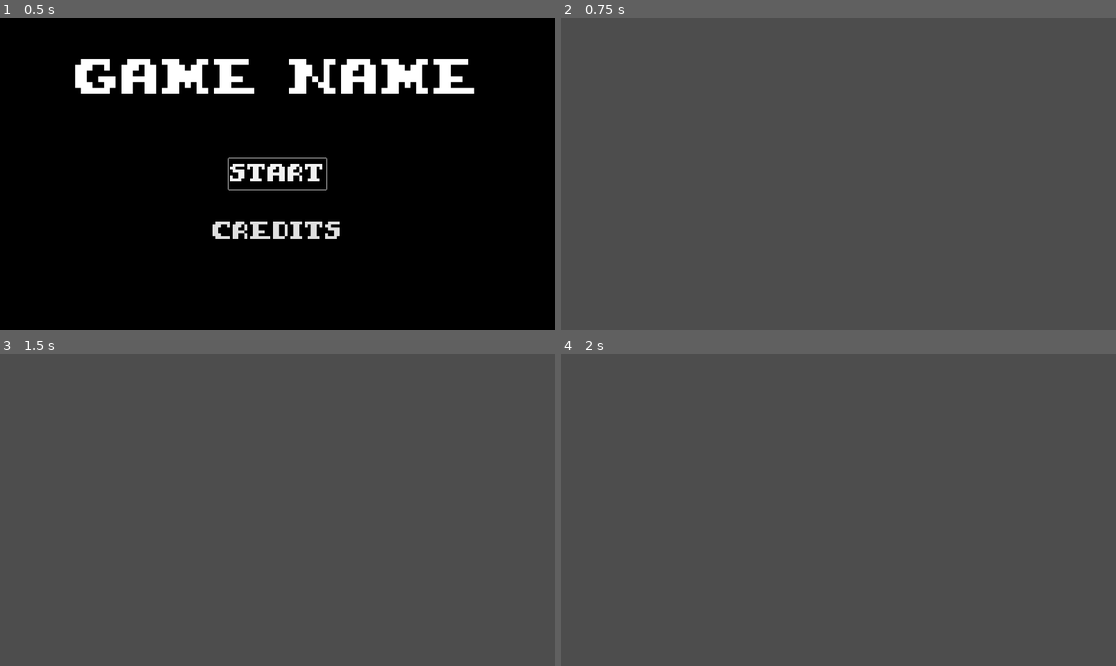
Above: before the commit, frames 1-4 (two rows, left to right).
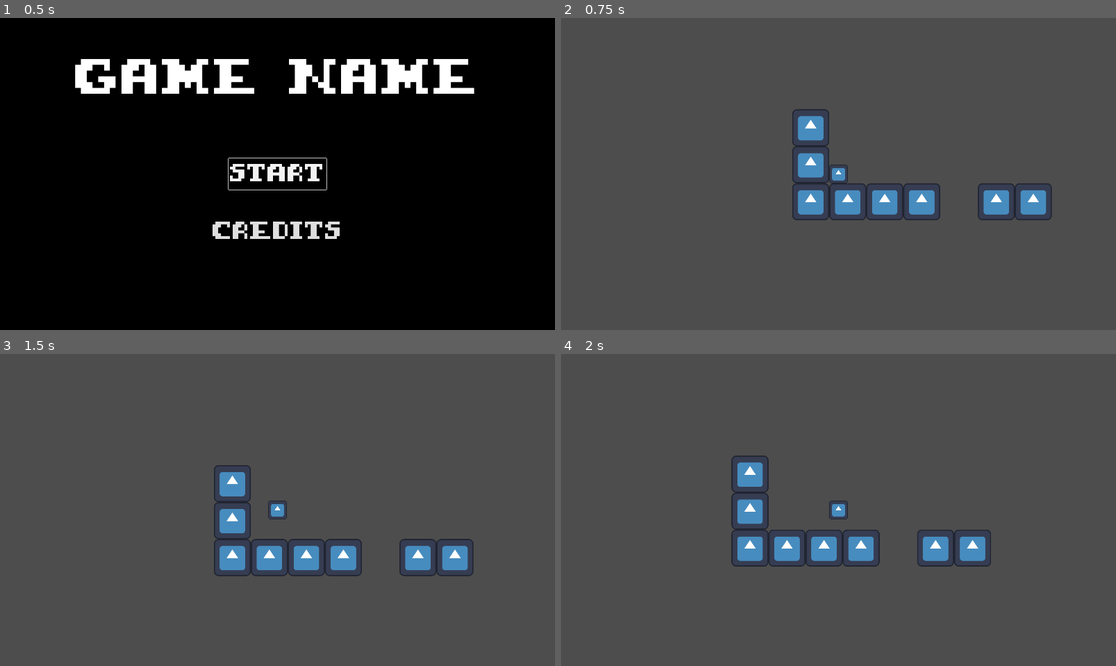
Above: after the commit, the same moments.

Repository: AstralRae/1BitJamNo5
Game: Godot game, scene res://main.tscn
Same seed, same stepped clock (60 frames per second), same inputs: the game is played once before the commit and once after it. The engine's default icon, where the game draws it, is replaced by a stand-in: a white triangle on a blue panel in a dark square.
Inputs:
- Up to frame 1 (0.5 s): no input
- Up to frame 2 (0.75 s): click "Start" at 0.5 s
- Up to frame 3 (1.5 s): tap Enter (ui_accept) at 1.25, 1.35 s; hold Right (ui_right) from 1.28 s (still down)
- Up to frame 4 (2 s): keep holding Right (ui_right); tap Enter (ui_accept) at 1.52, 1.82 s

Frame 1 is identical in both runs. In frame 2, 3.9% of the frame differs, in the area x 41-89%, y 29-65%; in frame 3, 3.9%, in the area x 38-86%, y 35-72%; in frame 4, 3.9%.

Commit message:
Level 1 Structure

Diff:
--- /dev/null
+++ b/layoutblock1.tscn
@@ -0,0 +1,16 @@
+[gd_scene load_steps=3 format=3 uid="uid://btx1ebbsu3ub1"]
+
+[ext_resource type="Texture2D" uid="uid://dgn1kbit8ktj2" path="res://icon.svg" id="1_0etfs"]
+
+[sub_resource type="RectangleShape2D" id="RectangleShape2D_05m8v"]
+size = Vector2(128, 128)
+
+[node name="LayoutBlock1" type="Node2D"]
+
+[node name="StaticBody2D" type="StaticBody2D" parent="."]
+
+[node name="Sprite2D" type="Sprite2D" parent="StaticBody2D"]
+texture = ExtResource("1_0etfs")
+
+[node name="CollisionShape2D" type="CollisionShape2D" parent="StaticBody2D"]
+shape = SubResource("RectangleShape2D_05m8v")
--- a/level1.tscn
+++ b/level1.tscn
@@ -1,3 +1,27 @@
-[gd_scene format=3 uid="uid://bd5323ql6tqmo"]
+[gd_scene load_steps=5 format=3 uid="uid://bd5323ql6tqmo"]
+
+[ext_resource type="PackedScene" uid="uid://bkiqoq1sfknot" path="res://level1layout.tscn" id="1_8ac8p"]
+[ext_resource type="Script" path="res://level_1.gd" id="1_s3v07"]
+[ext_resource type="PackedScene" uid="uid://ejtqikuwi3d1" path="res://player.tscn" id="2_yrwx1"]
+
+[sub_resource type="RectangleShape2D" id="RectangleShape2D_rouni"]
+size = Vector2(1927, 105)
 
 [node name="Level1" type="Node2D"]
+script = ExtResource("1_s3v07")
+
+[node name="Level1Layout" parent="." instance=ExtResource("1_8ac8p")]
+
+[node name="Killzone" type="Area2D" parent="."]
+
+[node name="CollisionShape2D" type="CollisionShape2D" parent="Killzone"]
+position = Vector2(966, 1133)
+shape = SubResource("RectangleShape2D_rouni")
+
+[node name="Player" parent="." instance=ExtResource("2_yrwx1")]
+position = Vector2(161, 920)
+
+[node name="PlayerSpawn" type="Marker2D" parent="."]
+position = Vector2(161, 920)
+
+[connection signal="area_entered" from="Killzone" to="." method="_on_killzone_area_entered"]
--- /dev/null
+++ b/level1layout.tscn
@@ -0,0 +1,29 @@
+[gd_scene load_steps=2 format=3 uid="uid://bkiqoq1sfknot"]
+
+[ext_resource type="PackedScene" uid="uid://btx1ebbsu3ub1" path="res://layoutblock1.tscn" id="1_gmn2n"]
+
+[node name="Level1Layout" type="Node2D"]
+
+[node name="LayoutBlock1" parent="." instance=ExtResource("1_gmn2n")]
+position = Vector2(65, 1016)
+
+[node name="LayoutBlock2" parent="." instance=ExtResource("1_gmn2n")]
+position = Vector2(65, 888)
+
+[node name="LayoutBlock3" parent="." instance=ExtResource("1_gmn2n")]
+position = Vector2(65, 760)
+
+[node name="LayoutBlock4" parent="." instance=ExtResource("1_gmn2n")]
+position = Vector2(193, 1016)
+
+[node name="LayoutBlock5" parent="." instance=ExtResource("1_gmn2n")]
+position = Vector2(321, 1016)
+
+[node name="LayoutBlock6" parent="." instance=ExtResource("1_gmn2n")]
+position = Vector2(449, 1016)
+
+[node name="LayoutBlock7" parent="." instance=ExtResource("1_gmn2n")]
+position = Vector2(835, 1016)
+
+[node name="LayoutBlock8" parent="." instance=ExtResource("1_gmn2n")]
+position = Vector2(707, 1016)
--- /dev/null
+++ b/level_1.gd
@@ -0,0 +1,17 @@
+extends Node2D
+
+
+# Called when the node enters the scene tree for the first time.
+func _ready() -> void:
+	pass # Replace with function body.
+
+
+# Called every frame. 'delta' is the elapsed time since the previous frame.
+func _process(delta: float) -> void:
+	pass
+
+func _on_killzone_area_entered(area: Area2D):
+	reset_level()
+
+func reset_level():
+	$Player.position = $PlayerSpawn.position
--- a/main.gd
+++ b/main.gd
@@ -1,19 +1,24 @@
 extends Node
-
 
 # Called when the node enters the scene tree for the first time.
 func _ready():
-	$Credits.hide()
-	$Level1.hide()
+	pass
+	#$Credits.hide()
 
 # Called every frame. 'delta' is the elapsed time since the previous frame.
 func _process(delta: float):
 	Input.set_mouse_mode(Input.MOUSE_MODE_CONFINED_HIDDEN) # Disable mouse for the whole game
 
+func switch_level(new_level): # Pass the filename of the new level with no extension as an argument
+	var old_level = get_tree().current_scene # Prepare to unload prior level
+	old_level.queue_free() # Unload prior level
+
+	var level_instance = load("res://" + new_level + ".tscn").instantiate() # Load & instantiate
+	get_tree().root.add_child(level_instance) # Add the new level as a child of the root tree
+	get_tree().set_current_scene.call_deferred(level_instance) # Set the current scene as the new level
 
 func _on_menu_start_signal() -> void:
-	$Menu.hide()
-	$Level1.show()
+	switch_level("level1")
 
 func _on_menu_credit_signal():
 	$Menu.hide()
--- a/main.tscn
+++ b/main.tscn
@@ -1,9 +1,8 @@
-[gd_scene load_steps=5 format=3 uid="uid://cokiy6vht4ea2"]
+[gd_scene load_steps=4 format=3 uid="uid://cokiy6vht4ea2"]
 
 [ext_resource type="Script" path="res://main.gd" id="1_aaebn"]
 [ext_resource type="PackedScene" uid="uid://3nwwr0oaimtn" path="res://menu.tscn" id="2_beqju"]
 [ext_resource type="PackedScene" uid="uid://bllcvxum6uyju" path="res://credits.tscn" id="3_bfdqn"]
-[ext_resource type="PackedScene" uid="uid://bd5323ql6tqmo" path="res://level1.tscn" id="4_jbns7"]
 
 [node name="Main" type="Node"]
 script = ExtResource("1_aaebn")
@@ -12,8 +11,6 @@
 
 [node name="Menu" parent="." instance=ExtResource("2_beqju")]
 
-[node name="Level1" parent="." instance=ExtResource("4_jbns7")]
-
 [connection signal="menu_signal" from="Credits" to="." method="_on_credits_menu_signal"]
 [connection signal="credit_signal" from="Menu" to="." method="_on_menu_credit_signal"]
 [connection signal="start_signal" from="Menu" to="." method="_on_menu_start_signal"]
--- a/menu.gd
+++ b/menu.gd
@@ -11,10 +11,8 @@
 func _process(delta: float) -> void:
 	pass
 
-
 func _on_start_button_button_down():
 	start_signal.emit()
 
-
 func _on_credits_button_button_down():
 	credit_signal.emit()
--- /dev/null
+++ b/player.gd
@@ -0,0 +1,25 @@
+extends CharacterBody2D
+
+
+const SPEED = 300.0
+const JUMP_VELOCITY = -400.0
+
+
+func _physics_process(delta: float) -> void:
+	# Add the gravity.
+	if not is_on_floor():
+		velocity += get_gravity() * delta
+
+	# Handle jump.
+	if Input.is_action_just_pressed("ui_accept") and is_on_floor():
+		velocity.y = JUMP_VELOCITY
+
+	# Get the input direction and handle the movement/deceleration.
+	# As good practice, you should replace UI actions with custom gameplay actions.
+	var direction := Input.get_axis("ui_left", "ui_right")
+	if direction:
+		velocity.x = direction * SPEED
+	else:
+		velocity.x = move_toward(velocity.x, 0, SPEED)
+
+	move_and_slide()
--- /dev/null
+++ b/player.tscn
@@ -0,0 +1,24 @@
+[gd_scene load_steps=4 format=3 uid="uid://ejtqikuwi3d1"]
+
+[ext_resource type="Texture2D" uid="uid://dgn1kbit8ktj2" path="res://icon.svg" id="1_5iiny"]
+[ext_resource type="Script" path="res://player.gd" id="1_x6sbc"]
+
+[sub_resource type="RectangleShape2D" id="RectangleShape2D_kpp0u"]
+size = Vector2(64, 64)
+
+[node name="Player" type="CharacterBody2D"]
+script = ExtResource("1_x6sbc")
+
+[node name="Sprite2D" type="Sprite2D" parent="."]
+scale = Vector2(0.5, 0.5)
+texture = ExtResource("1_5iiny")
+
+[node name="CollisionShape2D" type="CollisionShape2D" parent="."]
+shape = SubResource("RectangleShape2D_kpp0u")
+
+[node name="Area2D" type="Area2D" parent="."]
+
+[node name="CollisionShape2D" type="CollisionShape2D" parent="Area2D"]
+shape = SubResource("RectangleShape2D_kpp0u")
+
+[node name="Camera2D" type="Camera2D" parent="."]
--- a/project.godot
+++ b/project.godot
@@ -24,6 +24,80 @@
 
 project/assembly_name="1BitJamNo5"
 
+[input]
+
+ui_accept={
+"deadzone": 0.5,
+"events": [Object(InputEventKey,"resource_local_to_scene":false,"resource_name":"","device":0,"window_id":0,"alt_pressed":false,"shift_pressed":false,"ctrl_pressed":false,"meta_pressed":false,"pressed":false,"keycode":4194309,"physical_keycode":0,"key_label":0,"unicode":0,"location":0,"echo":false,"script":null)
+, Object(InputEventKey,"resource_local_to_scene":false,"resource_name":"","device":0,"window_id":0,"alt_pressed":false,"shift_pressed":false,"ctrl_pressed":false,"meta_pressed":false,"pressed":false,"keycode":4194310,"physical_keycode":0,"key_label":0,"unicode":0,"location":0,"echo":false,"script":null)
+, Object(InputEventKey,"resource_local_to_scene":false,"resource_name":"","device":0,"window_id":0,"alt_pressed":false,"shift_pressed":false,"ctrl_pressed":false,"meta_pressed":false,"pressed":false,"keycode":32,"physical_keycode":0,"key_label":0,"unicode":32,"location":0,"echo":false,"script":null)
+, Object(InputEventJoypadButton,"resource_local_to_scene":false,"resource_name":"","device":-1,"button_index":0,"pressure":0.0,"pressed":true,"script":null)
+, Object(InputEventJoypadButton,"resource_local_to_scene":false,"resource_name":"","device":-1,"button_index":6,"pressure":0.0,"pressed":true,"script":null)
+]
+}
+ui_left={
+"deadzone": 0.5,
+"events": [Object(InputEventKey,"resource_local_to_scene":false,"resource_name":"","device":0,"window_id":0,"alt_pressed":false,"shift_pressed":false,"ctrl_pressed":false,"meta_pressed":false,"pressed":false,"keycode":4194319,"physical_keycode":0,"key_label":0,"unicode":0,"location":0,"echo":false,"script":null)
+, Object(InputEventJoypadButton,"resource_local_to_scene":false,"resource_name":"","device":0,"button_index":13,"pressure":0.0,"pressed":false,"script":null)
+, Object(InputEventJoypadMotion,"resource_local_to_scene":false,"resource_name":"","device":0,"axis":0,"axis_value":-1.0,"script":null)
+, Object(InputEventJoypadMotion,"resource_local_to_scene":false,"resource_name":"","device":-1,"axis":0,"axis_value":-1.0,"script":null)
+, Object(InputEventJoypadButton,"resource_local_to_scene":false,"resource_name":"","device":-1,"button_index":13,"pressure":0.0,"pressed":true,"script":null)
+]
+}
+ui_right={
+"deadzone": 0.5,
+"events": [Object(InputEventKey,"resource_local_to_scene":false,"resource_name":"","device":0,"window_id":0,"alt_pressed":false,"shift_pressed":false,"ctrl_pressed":false,"meta_pressed":false,"pressed":false,"keycode":4194321,"physical_keycode":0,"key_label":0,"unicode":0,"location":0,"echo":false,"script":null)
+, Object(InputEventJoypadButton,"resource_local_to_scene":false,"resource_name":"","device":0,"button_index":14,"pressure":0.0,"pressed":false,"script":null)
+, Object(InputEventJoypadMotion,"resource_local_to_scene":false,"resource_name":"","device":0,"axis":0,"axis_value":1.0,"script":null)
+, Object(InputEventJoypadButton,"resource_local_to_scene":false,"resource_name":"","device":-1,"button_index":14,"pressure":0.0,"pressed":true,"script":null)
+, Object(InputEventJoypadMotion,"resource_local_to_scene":false,"resource_name":"","device":-1,"axis":0,"axis_value":1.0,"script":null)
+]
+}
+ui_up={
+"deadzone": 0.5,
+"events": [Object(InputEventKey,"resource_local_to_scene":false,"resource_name":"","device":0,"window_id":0,"alt_pressed":false,"shift_pressed":false,"ctrl_pressed":false,"meta_pressed":false,"pressed":false,"keycode":4194320,"physical_keycode":0,"key_label":0,"unicode":0,"location":0,"echo":false,"script":null)
+, Object(InputEventJoypadButton,"resource_local_to_scene":false,"resource_name":"","device":0,"button_index":11,"pressure":0.0,"pressed":false,"script":null)
+, Object(InputEventJoypadMotion,"resource_local_to_scene":false,"resource_name":"","device":0,"axis":1,"axis_value":-1.0,"script":null)
+, Object(InputEventJoypadMotion,"resource_local_to_scene":false,"resource_name":"","device":-1,"axis":1,"axis_value":-1.0,"script":null)
+, Object(InputEventJoypadButton,"resource_local_to_scene":false,"resource_name":"","device":-1,"button_index":11,"pressure":0.0,"pressed":true,"script":null)
+]
+}
+ui_down={
+"deadzone": 0.5,
+"events": [Object(InputEventKey,"resource_local_to_scene":false,"resource_name":"","device":0,"window_id":0,"alt_pressed":false,"shift_pressed":false,"ctrl_pressed":false,"meta_pressed":false,"pressed":false,"keycode":4194322,"physical_keycode":0,"key_label":0,"unicode":0,"location":0,"echo":false,"script":null)
+, Object(InputEventJoypadButton,"resource_local_to_scene":false,"resource_name":"","device":0,"button_index":12,"pressure":0.0,"pressed":false,"script":null)
+, Object(InputEventJoypadMotion,"resource_local_to_scene":false,"resource_name":"","device":0,"axis":1,"axis_value":1.0,"script":null)
+, Object(InputEventJoypadMotion,"resource_local_to_scene":false,"resource_name":"","device":-1,"axis":1,"axis_value":1.0,"script":null)
+, Object(InputEventJoypadButton,"resource_local_to_scene":false,"resource_name":"","device":-1,"button_index":13,"pressure":0.0,"pressed":true,"script":null)
+]
+}
+left={
+"deadzone": 0.5,
+"events": [Object(InputEventKey,"resource_local_to_scene":false,"resource_name":"","device":-1,"window_id":0,"alt_pressed":false,"shift_pressed":false,"ctrl_pressed":false,"meta_pressed":false,"pressed":false,"keycode":0,"physical_keycode":4194319,"key_label":0,"unicode":0,"location":0,"echo":false,"script":null)
+, Object(InputEventKey,"resource_local_to_scene":false,"resource_name":"","device":-1,"window_id":0,"alt_pressed":false,"shift_pressed":false,"ctrl_pressed":false,"meta_pressed":false,"pressed":false,"keycode":0,"physical_keycode":65,"key_label":0,"unicode":97,"location":0,"echo":false,"script":null)
+, Object(InputEventJoypadMotion,"resource_local_to_scene":false,"resource_name":"","device":-1,"axis":0,"axis_value":-1.0,"script":null)
+, Object(InputEventJoypadButton,"resource_local_to_scene":false,"resource_name":"","device":-1,"button_index":13,"pressure":0.0,"pressed":true,"script":null)
+]
+}
+right={
+"deadzone": 0.5,
+"events": [Object(InputEventKey,"resource_local_to_scene":false,"resource_name":"","device":-1,"window_id":0,"alt_pressed":false,"shift_pressed":false,"ctrl_pressed":false,"meta_pressed":false,"pressed":false,"keycode":0,"physical_keycode":68,"key_label":0,"unicode":100,"location":0,"echo":false,"script":null)
+, Object(InputEventKey,"resource_local_to_scene":false,"resource_name":"","device":-1,"window_id":0,"alt_pressed":false,"shift_pressed":false,"ctrl_pressed":false,"meta_pressed":false,"pressed":false,"keycode":0,"physical_keycode":4194321,"key_label":0,"unicode":0,"location":0,"echo":false,"script":null)
+, Object(InputEventJoypadMotion,"resource_local_to_scene":false,"resource_name":"","device":-1,"axis":0,"axis_value":1.0,"script":null)
+, Object(InputEventJoypadButton,"resource_local_to_scene":false,"resource_name":"","device":-1,"button_index":14,"pressure":0.0,"pressed":true,"script":null)
+]
+}
+jump={
+"deadzone": 0.5,
+"events": [Object(InputEventKey,"resource_local_to_scene":false,"resource_name":"","device":-1,"window_id":0,"alt_pressed":false,"shift_pressed":false,"ctrl_pressed":false,"meta_pressed":false,"pressed":false,"keycode":0,"physical_keycode":87,"key_label":0,"unicode":119,"location":0,"echo":false,"script":null)
+, Object(InputEventKey,"resource_local_to_scene":false,"resource_name":"","device":-1,"window_id":0,"alt_pressed":false,"shift_pressed":false,"ctrl_pressed":false,"meta_pressed":false,"pressed":false,"keycode":0,"physical_keycode":4194320,"key_label":0,"unicode":0,"location":0,"echo":false,"script":null)
+, Object(InputEventKey,"resource_local_to_scene":false,"resource_name":"","device":-1,"window_id":0,"alt_pressed":false,"shift_pressed":false,"ctrl_pressed":false,"meta_pressed":false,"pressed":false,"keycode":0,"physical_keycode":32,"key_label":0,"unicode":32,"location":0,"echo":false,"script":null)
+, Object(InputEventJoypadMotion,"resource_local_to_scene":false,"resource_name":"","device":-1,"axis":1,"axis_value":-1.0,"script":null)
+, Object(InputEventJoypadButton,"resource_local_to_scene":false,"resource_name":"","device":-1,"button_index":11,"pressure":0.0,"pressed":true,"script":null)
+, Object(InputEventJoypadButton,"resource_local_to_scene":false,"resource_name":"","device":-1,"button_index":0,"pressure":0.0,"pressed":true,"script":null)
+]
+}
+
 [rendering]
 
 renderer/rendering_method="gl_compatibility"
